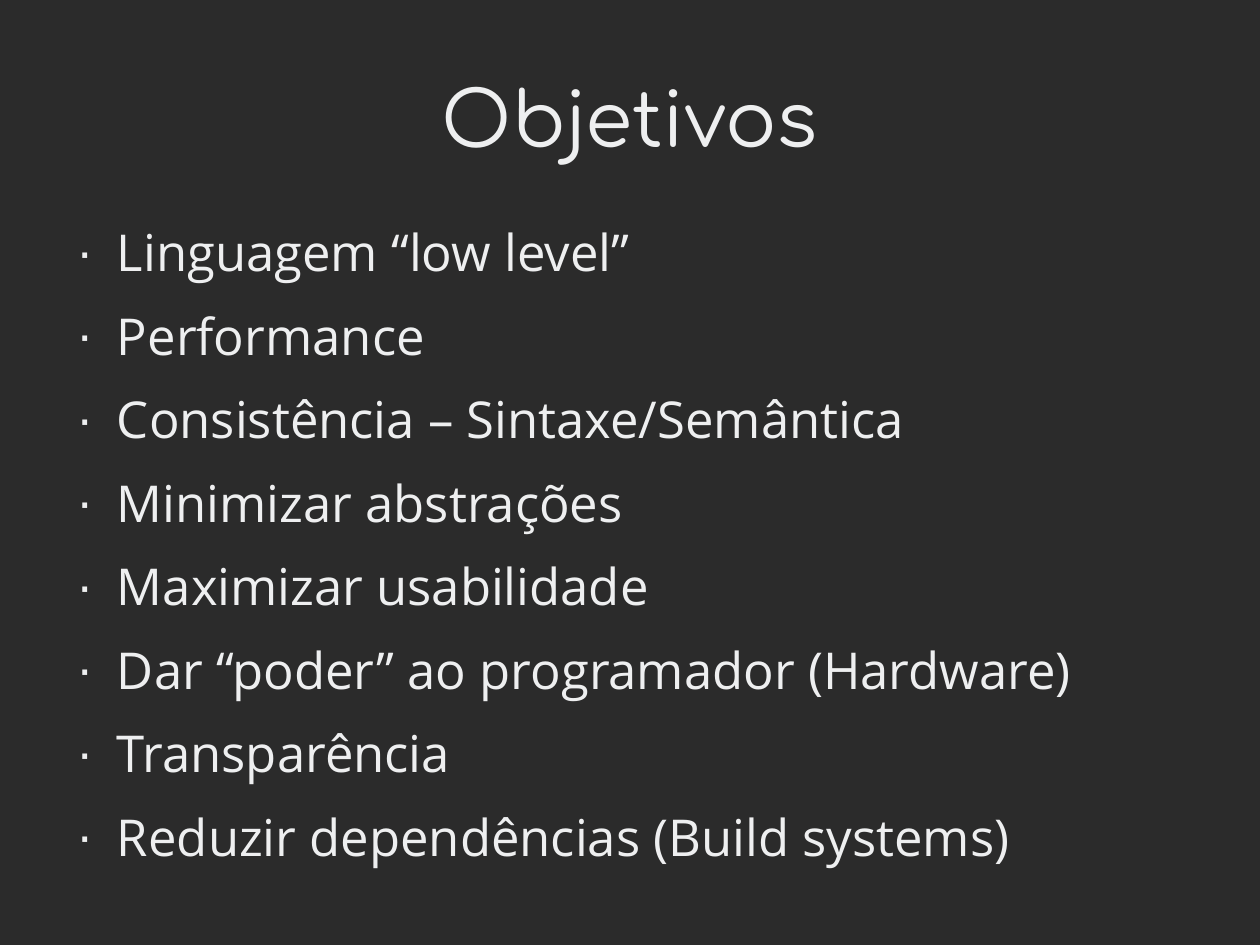
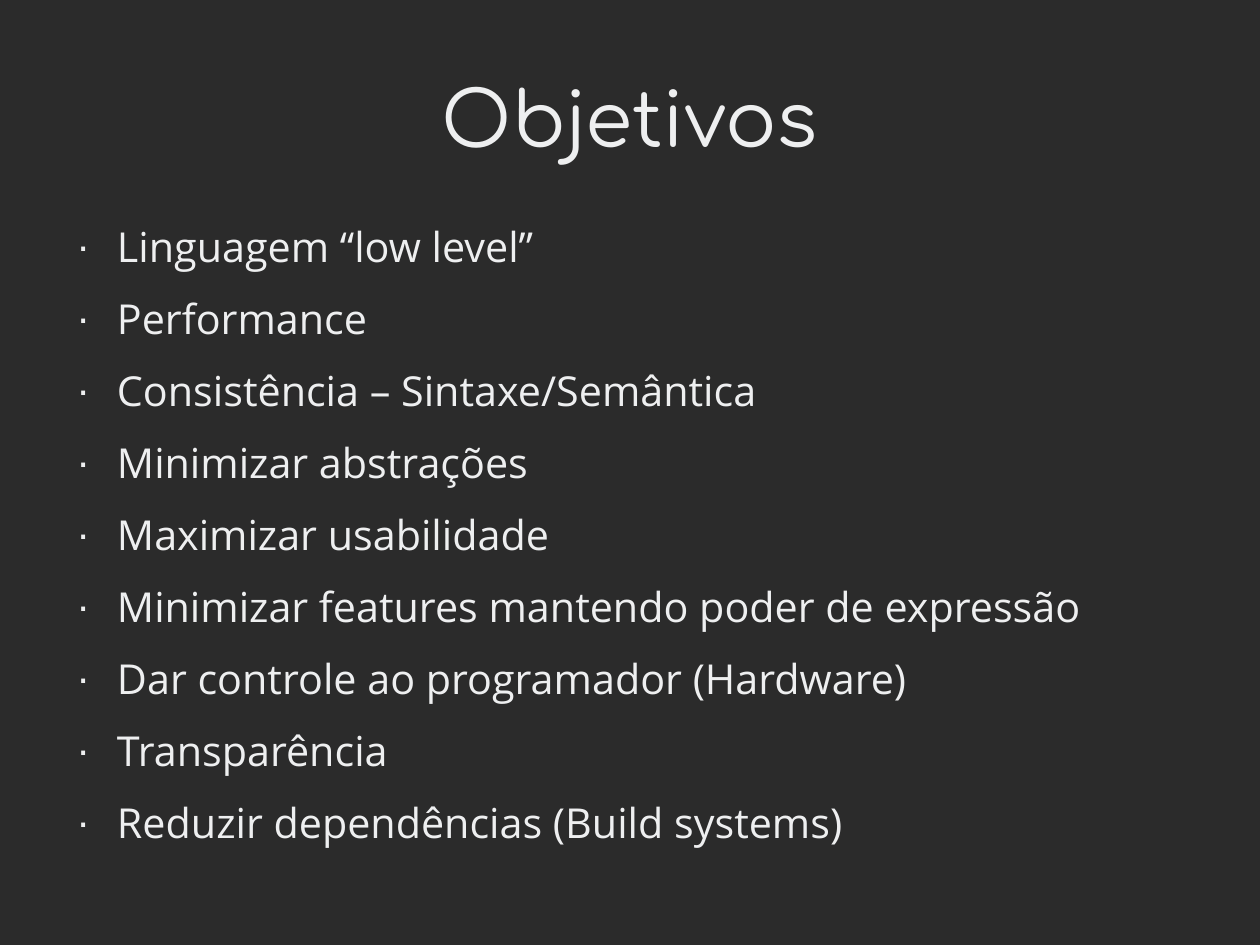
Before and after one commit to Hoshoyo/Light, a slide deck: slide 3 of TCC_Reunião_#1.odp. Drawn at 1260x945 pixels with LibreOffice and Linux fonts; fonts in the diff are those of the drawing; background and template pictures are left out; a plain dark background stands for a picture behind light text. Boxes give left, top, right and bottom in pixels: in the first picture for what was removed or moved away, otherwise in the second. Text is boxed around its words. In the diff, an @@ line names an element or a change of style, - is before the commit and + after.

Commit message:
presentation update

```diff
--- a/TCC_Reunião_#1.odp
+++ b/TCC_Reunião_#1.odp
@@ text at <box>117,230,842,848</box>: size 32 to 26 pt in "Linguagem “low level”", "Performance", "Consistência – Sintaxe/Semântica", "Minimizar abstrações" and 3 more places @@
@@ text at <box>117,590,1081,704</box>: text changed; size 32 to 26 pt @@
-· Dar “poder” ao programador (Hardware)
+· Minimizar features mantendo poder de expressão
+· Dar controle ao programador (Hardware)
```
Also in this commit, not shown: 3 other slides changed, 2 slides added.
